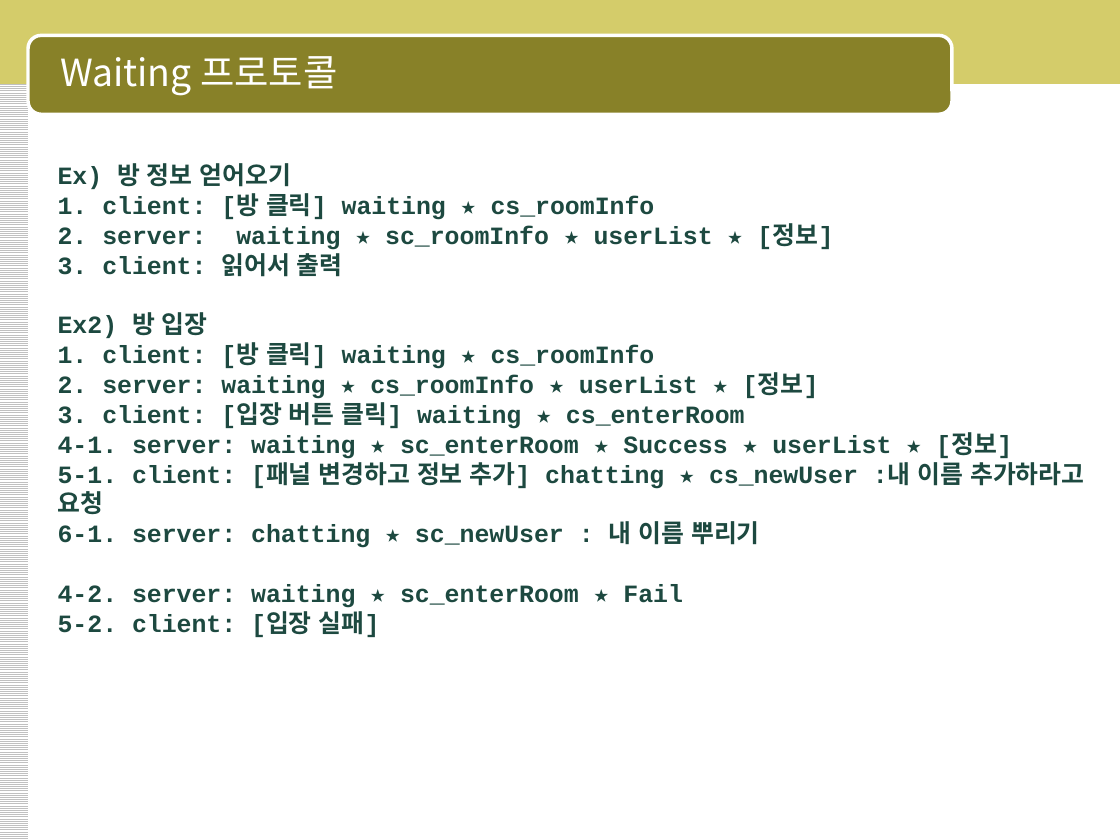
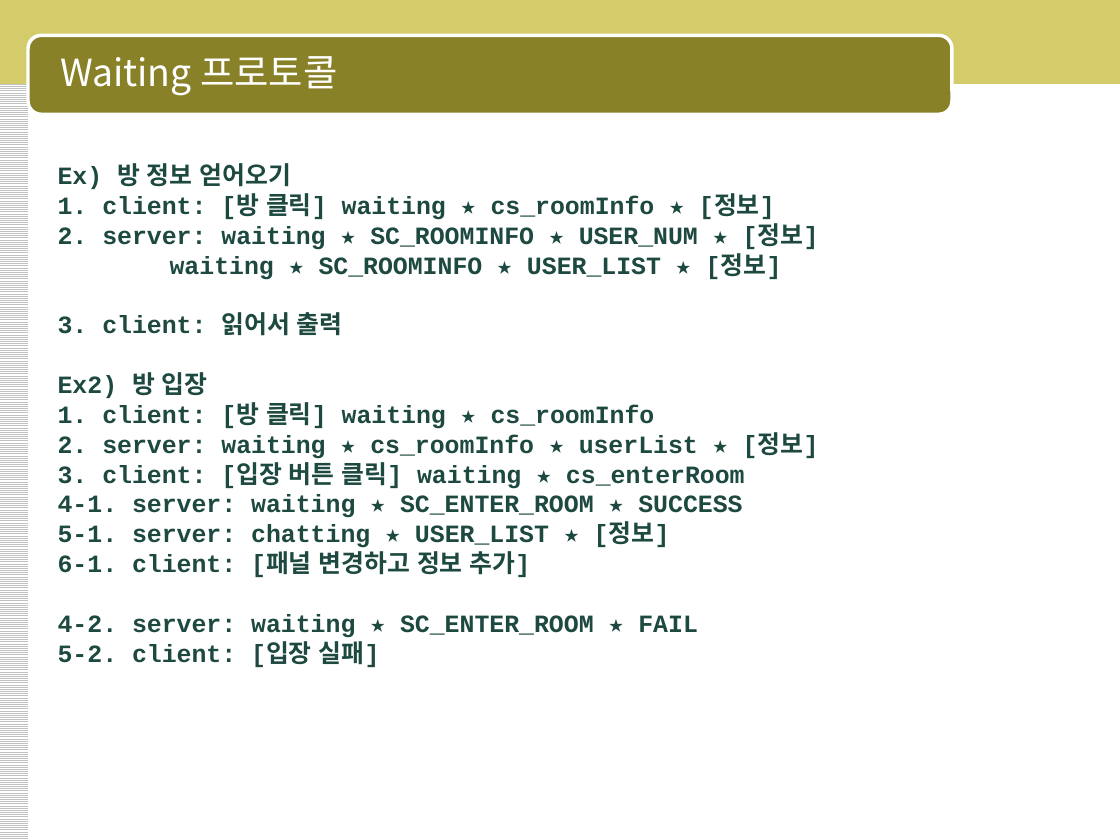
Before and after one commit to Chicpork/HanaTiStudy, a slide deck: slide 25 of 1. Java/day19/Messenger System 구축.pptx. Drawn at 1120x840 pixels with LibreOffice and Linux fonts; fonts in the diff are those of the drawing. Boxes give left, top, right and bottom in pixels: in the first picture for what was removed or moved away, otherwise in the second. Text is boxed around its words. In the diff, an @@ line names an element or a change of style, - is before the commit and + after.

```diff
--- a/1. Java/day19/Messenger System 구축.pptx
+++ b/1. Java/day19/Messenger System 구축.pptx
@@ text at <box>58,193,819,280</box>: text changed @@
-1. client: [방 클릭] waiting ★ cs_roomInfo
-2. server: waiting ★ sc_roomInfo ★ userList ★ [정보]
+1. client: [방 클릭] waiting ★ cs_roomInfo ★ [정보]
+2. server: waiting ★ SC_ROOMINFO ★ USER_NUM ★ [정보]
+waiting ★ SC_ROOMINFO ★ USER_LIST ★ [정보]
@@ text at <box>58,494,742,638</box>: text changed @@
-4-1. server: waiting ★ sc_enterRoom ★ Success ★ userList ★ [정보]
-5-1. client: [패널 변경하고 정보 추가] chatting ★ cs_newUser :내 이름 추가하라고 요청
-6-1. server: chatting ★ sc_newUser : 내 이름 뿌리기
-4-2. server: waiting ★ sc_enterRoom ★ Fail
+4-1. server: waiting ★ SC_ENTER_ROOM ★ SUCCESS
+5-1. server: chatting ★ USER_LIST ★ [정보]
+6-1. client: [패널 변경하고 정보 추가]
+4-2. server: waiting ★ SC_ENTER_ROOM ★ FAIL
```
Also in this commit, not shown: 2 other slides changed, 1 slide added, 8 other files.
